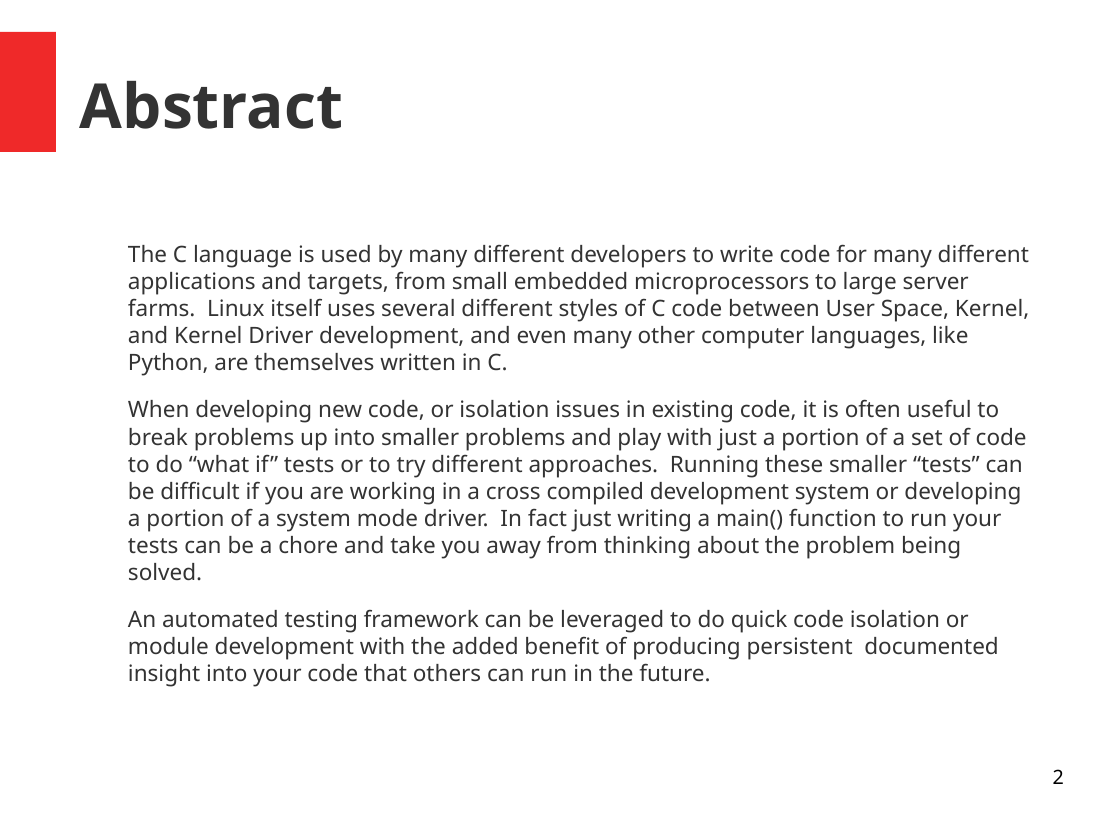
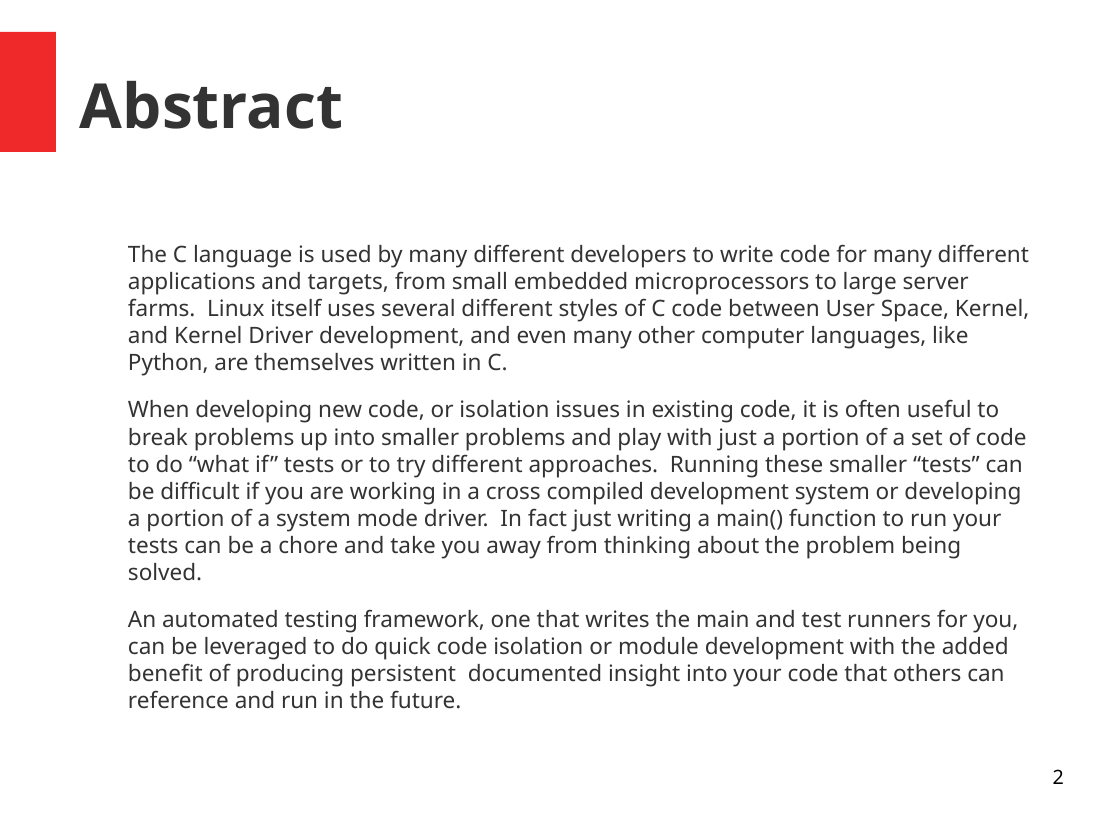
Before and after one commit to bd2357/ceedling_talk, a slide deck: slide 2 of ceedling_talk.odp. Drawn at 1120x840 pixels with LibreOffice and Linux fonts; fonts in the diff are those of the drawing. Boxes give left, top, right and bottom in pixels: in the first picture for what was removed or moved away, otherwise in the second. Text is boxed around its words. In the diff, an @@ line names an element or a change of style, - is before the commit and + after.

```diff
--- a/ceedling_talk.odp
+++ b/ceedling_talk.odp
@@ text at <box>128,609,1018,709</box>: text changed @@
-An automated testing framework can be leveraged to do quick code isolation or module development with the added benefit of producing persistent documented insight into your code that others can run in the future.
+An automated testing framework, one that writes the main and test runners for you, can be leveraged to do quick code isolation or module development with the added benefit of producing persistent documented insight into your code that others can reference and run in the future.
```
Also in this commit, not shown: 3 other slides changed, 6 slides added, 2 slides removed, 6 other files.
